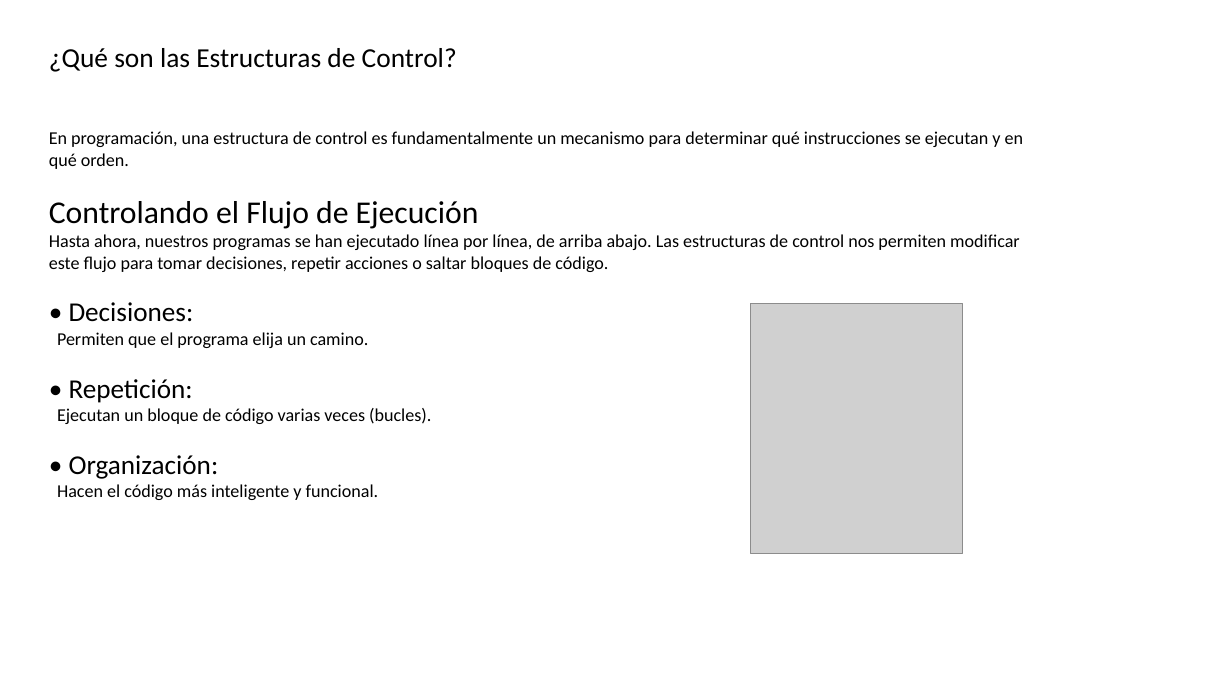
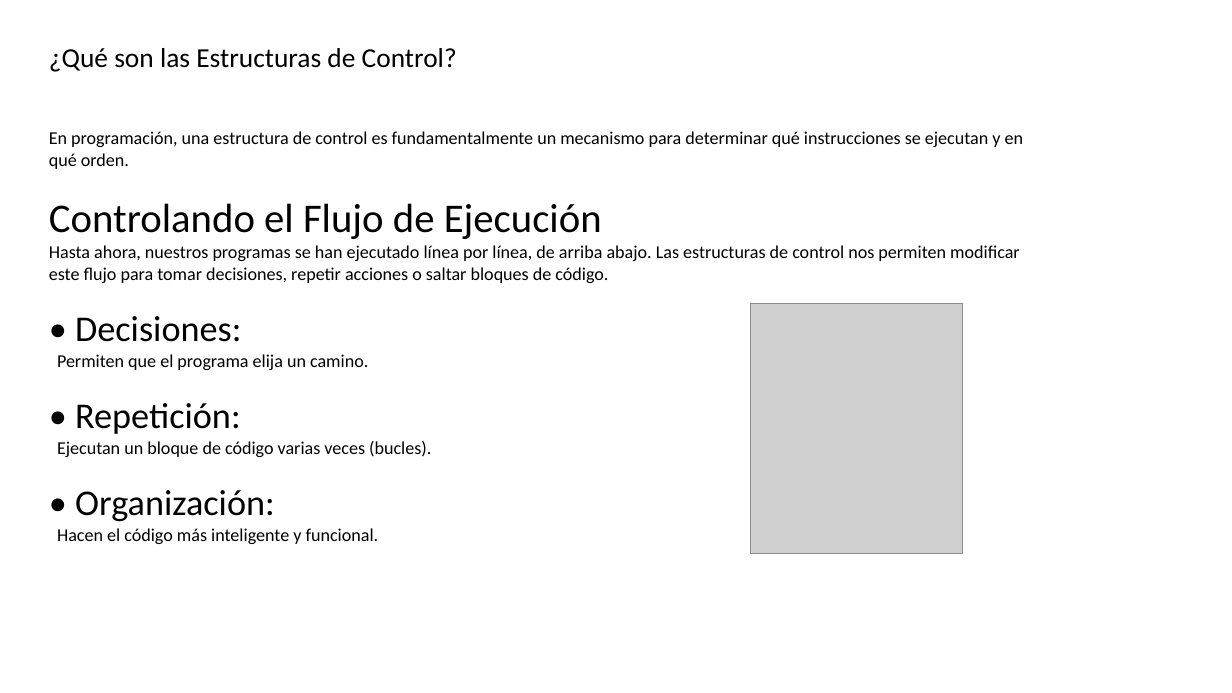
Before and after one commit to CesarLopez-Profe/Fundamentos_Python, a slide deck: slide 23 of Slides/2_Estruc_Ctrl_Condic.pptx. Drawn at 1232x693 pixels with LibreOffice and Linux fonts; fonts in the diff are those of the drawing; grey boxes stand for pictures; background and template pictures are left out. Boxes give left, top, right and bottom in pixels: in the first picture for what was removed or moved away, otherwise in the second. Text is boxed around its words. In the diff, an @@ line names an element or a change of style, - is before the commit and + after.

```diff
--- a/Slides/2_Estruc_Ctrl_Condic.pptx
+++ b/Slides/2_Estruc_Ctrl_Condic.pptx
@@ text at (x1=49, y1=203, x2=602, y2=522): size 28 to 36 pt in "Controlando el Flujo de Ejecución"; size 24 to 32 pt in "• Decisiones:", "• Repetición:", "• Organización:" @@
```
Also in this commit, not shown: 10 other slides changed, 1 other file.
